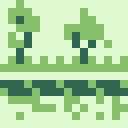
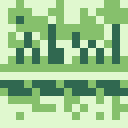
Two versions of the same layered image (128x128). Layer-by-layer changes:
painted on "Background" over box(32, 0, 128, 64)
